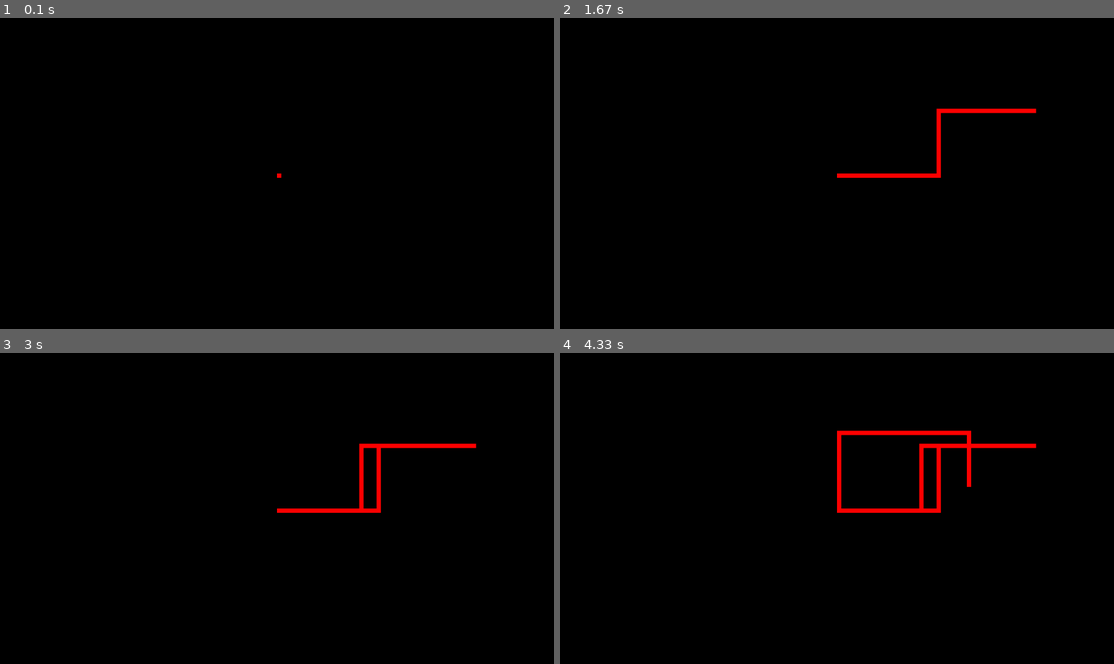
Above: before the commit, frames 1-4 (two rows, left to right).
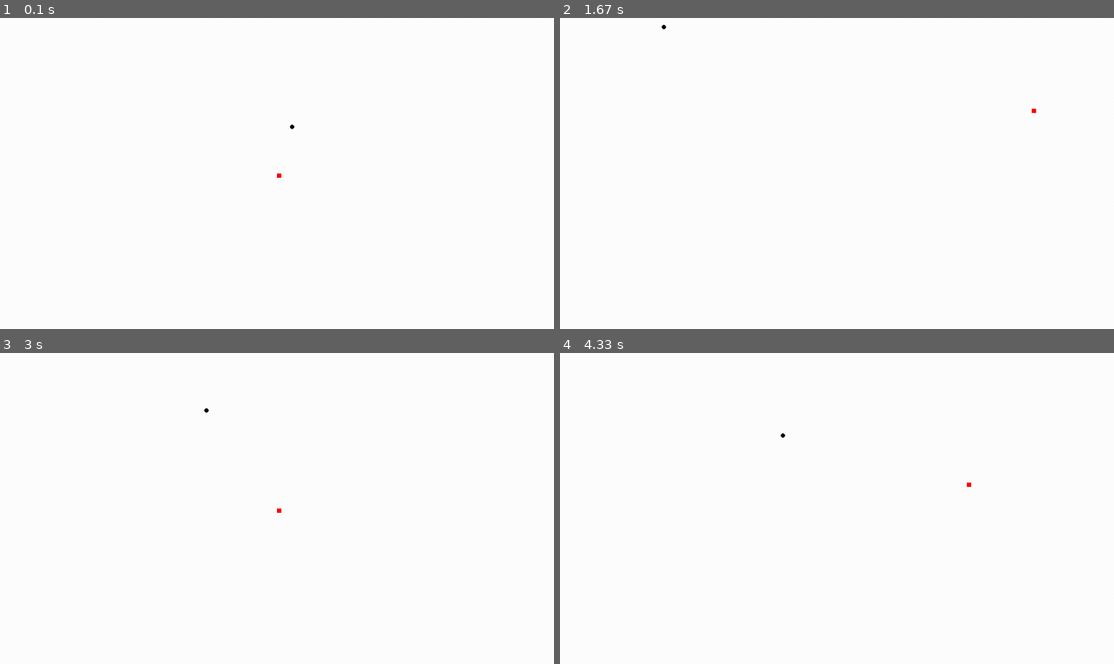
Above: after the commit, the same moments.

Repository: manan-goel-1999/PyGame1
Game: pygame game, started from 4.py
The game is run twice, just before and just after one commit, with the same random seed, the same clock (stepped at 60 frames per second) and the same inputs.
Inputs:
- Up to frame 1 (0.1 s): no input
- Up to frame 2 (1.67 s): hold Right 0.33-0.8 s; hold Up 0.83-1.13 s; hold Right 1.17-1.63 s
- Up to frame 3 (3 s): hold Left 1.67-2.2 s; hold Down 2.23-2.53 s; hold Left 2.57-2.97 s
- Up to frame 4 (4.33 s): hold Up 3-3.37 s; hold Right 3.4-4.03 s; hold Down from 4.07 s (still down)

The runs differ from the first frame. In frame 1, 100% of the frame differs, in the area x 0-100%, y 0-100%; in frame 2, 100%; in frame 3, 100%; in frame 4, 100%.

Commit message:
Make Apple:P

Diff:
--- a/4.py
+++ b/4.py
@@ -1,6 +1,6 @@
 import pygame
 import time
-
+import random
 '''displayheight = input("Enter Height of Screen")
 displaywidth = input("Enter Width of Screen")'''
 pygame.init()
@@ -93,14 +93,16 @@
             GameOver = True
         if y_coordinate < 0:
             GameOver = True
-        #gameDisplay.fill(white)
+        gameDisplay.fill(white)
 
 
-        #pygame.draw.rect(gameDisplay,red,[640,360,10,100])
+        pygame.draw.rect(gameDisplay,red,[x_coordinate,y_coordinate,blocksize,blocksize])
         #surface,colour,position of top left,width,height
+        circlex = random.randrange(0,displaywidth)
+        circley = random.randrange(0,displayheight)
+        pygame.draw.circle(gameDisplay,black,[circlex,circley],int(blocksize/2))
 
-
-        gameDisplay.fill(red,rect = [x_coordinate,y_coordinate,blocksize,blocksize])
+        #gameDisplay.fill(red,rect = [x_coordinate,y_coordinate,blocksize,blocksize])
         #faster way to make shape
 
 
